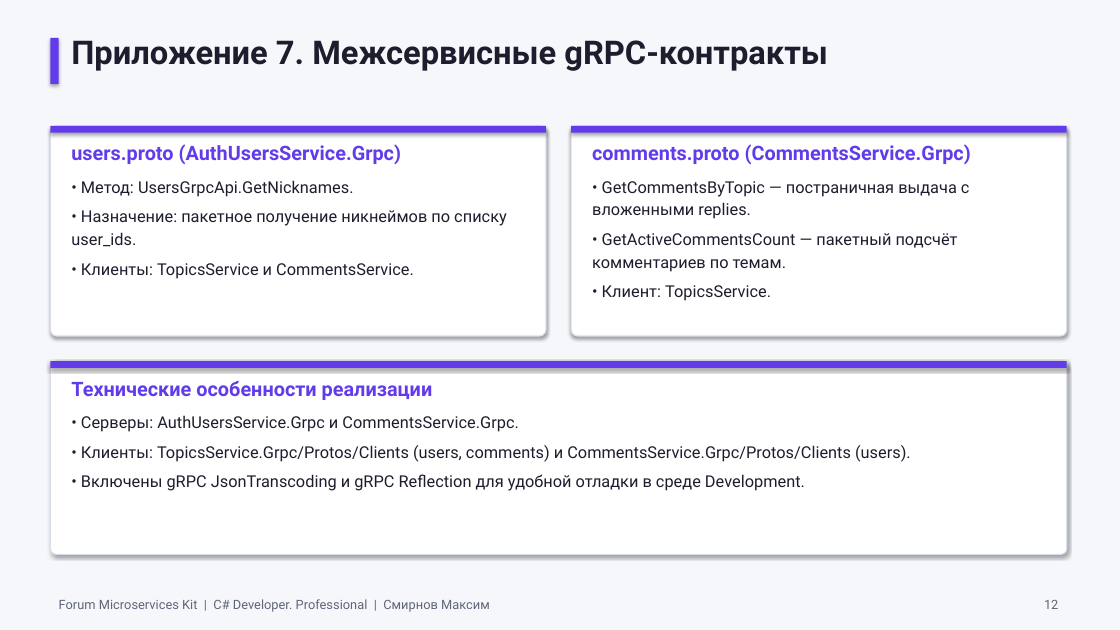
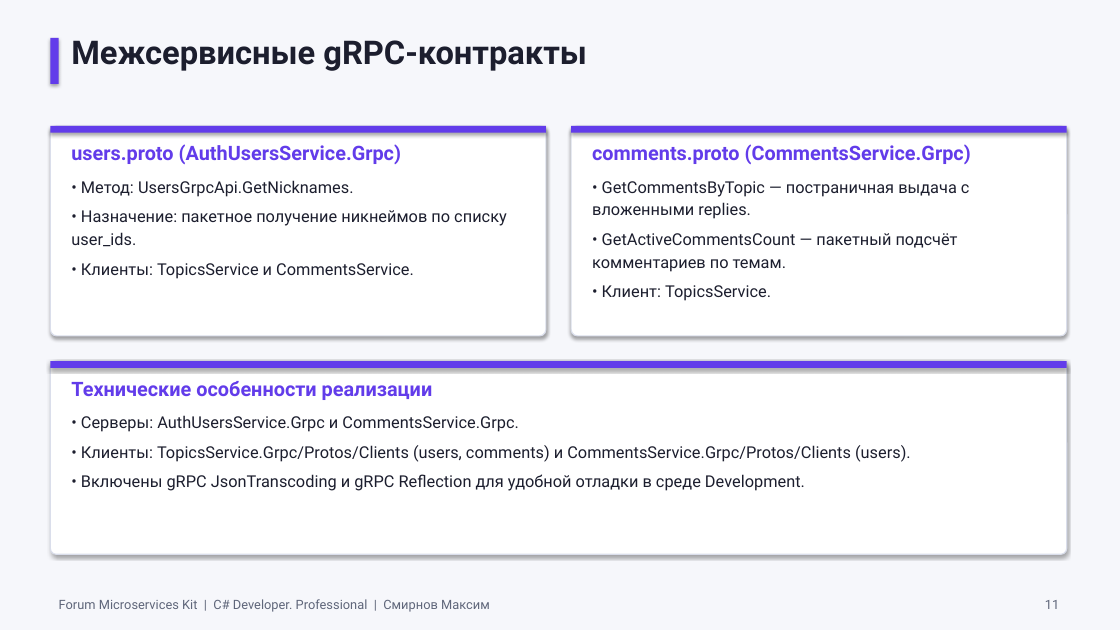
Before and after one commit to smirnovMV-dev/otus-forum, a slide deck: slide 11 of Workaround/Presentation/Forum_Microservices_Kit_Defense.pptx (slide 12 before the commit). Drawn at 1120x630 pixels with LibreOffice and Linux fonts; fonts in the diff are those of the drawing. Boxes give left, top, right and bottom in pixels: in the first picture for what was removed or moved away, otherwise in the second. Text is boxed around its words. In the diff, an @@ line names an element or a change of style, - is before the commit and + after.

```diff
--- a/Workaround/Presentation/Forum_Microservices_Kit_Defense.pptx
+++ b/Workaround/Presentation/Forum_Microservices_Kit_Defense.pptx
@@ text at (71, 40, 586, 71): text changed @@
-Приложение 7. Межсервисные gRPC-контракты
+Межсервисные gRPC-контракты
@@ text at (1045, 600, 1059, 609): text changed @@
-12
+11
```
Also in this commit, not shown: 13 other slides changed, 1 slide added, 2 slides removed.
